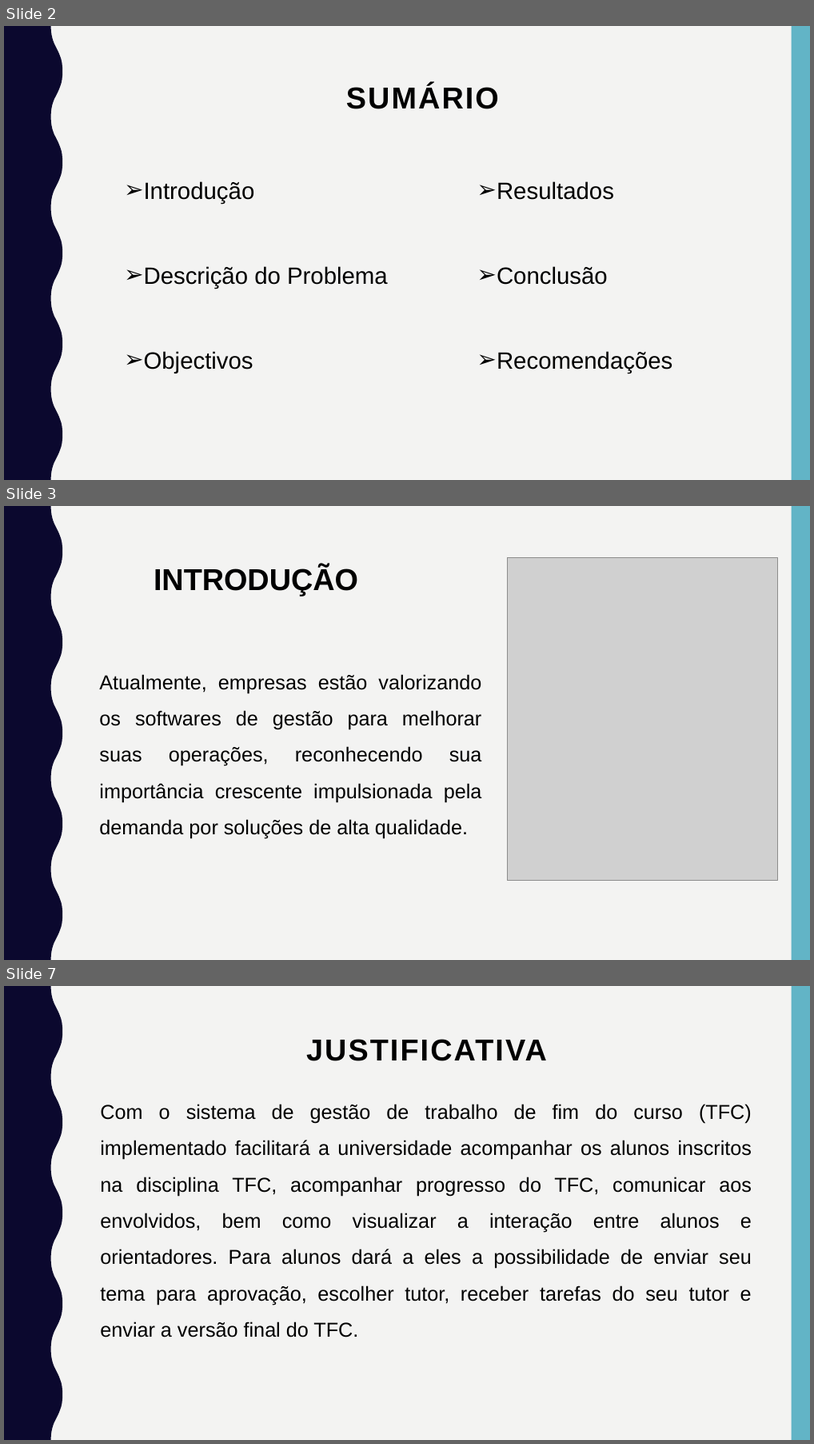
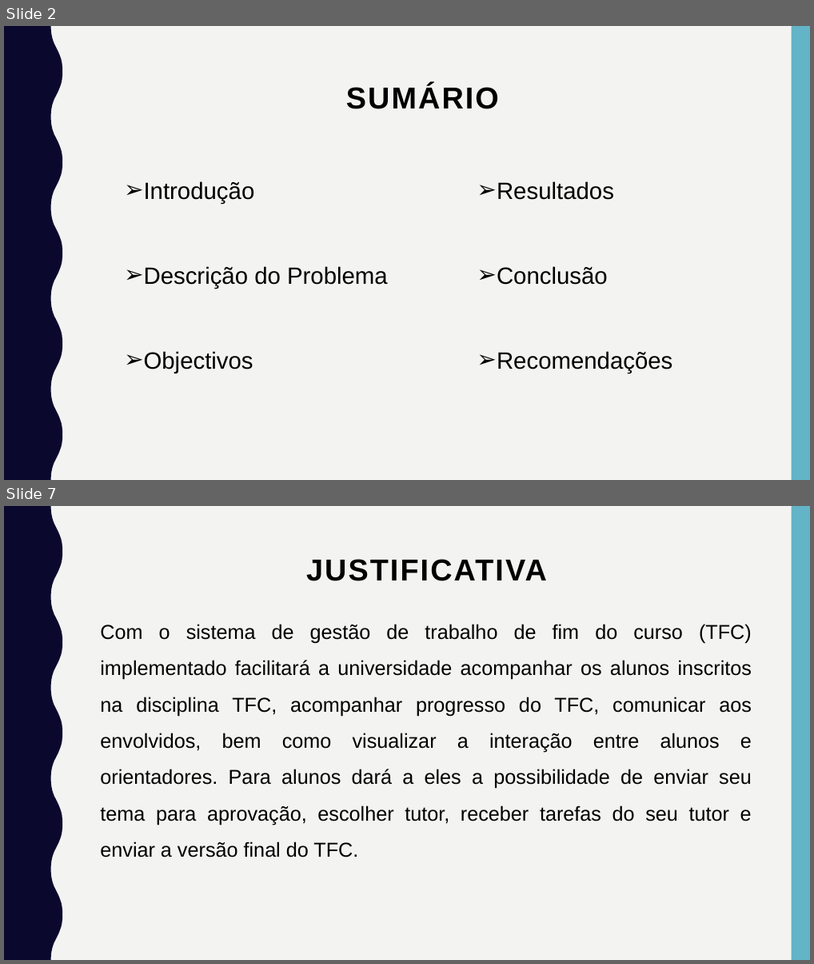
Before and after one commit to adilson-youtube/Relatorio_Sistema_Gestao_TCC, a slide deck: Apresentação/TFC.pptx. Shown one above the other, each under a label of ours: slides 2, 3 and 7 before the commit, slides 2 and 7 after it; the slides between them are not shown. The pictures are 814x1444 and 814x964 pixels, drawn with LibreOffice and Linux fonts; fonts in the diff are those of the drawing; grey boxes stand for pictures. Boxes give left, top, right and bottom in pixels: in the first picture for what was removed or moved away, otherwise in the second. Text is boxed around its words. In the diff, an @@ line names an element or a change of style, - is before the commit and + after.

```diff
--- a/Apresentação/TFC.pptx
+++ b/Apresentação/TFC.pptx
@@ slide 3 removed at [4,506,810,960], background #F3F3F2; not listed: 2 template elements that a slide beside it also shows @@
@@ text removed at [154,567,358,596] @@
-INTRODUÇÃO
@@ picture removed at [507,557,778,880] @@
@@ text removed at [99,674,482,839] @@
-Atualmente, empresas estão valorizando os softwares de gestão para melhorar suas operações, reconhecendo sua importância crescente impulsionada pela demanda por soluções de alta qualidade.
```
Also in this commit, not shown: 3 slides changed, 1 slide added, 10 other files.
